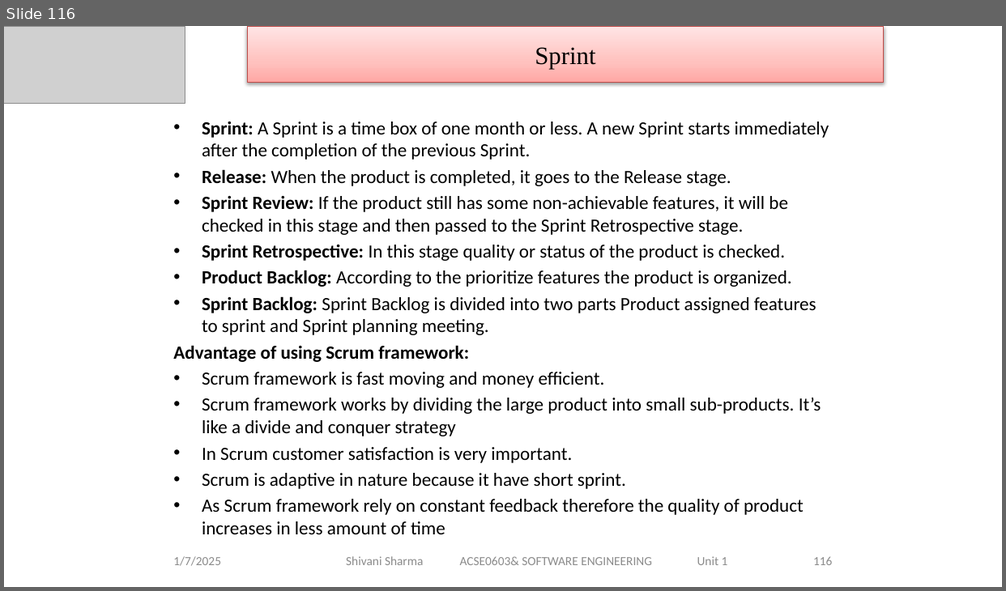
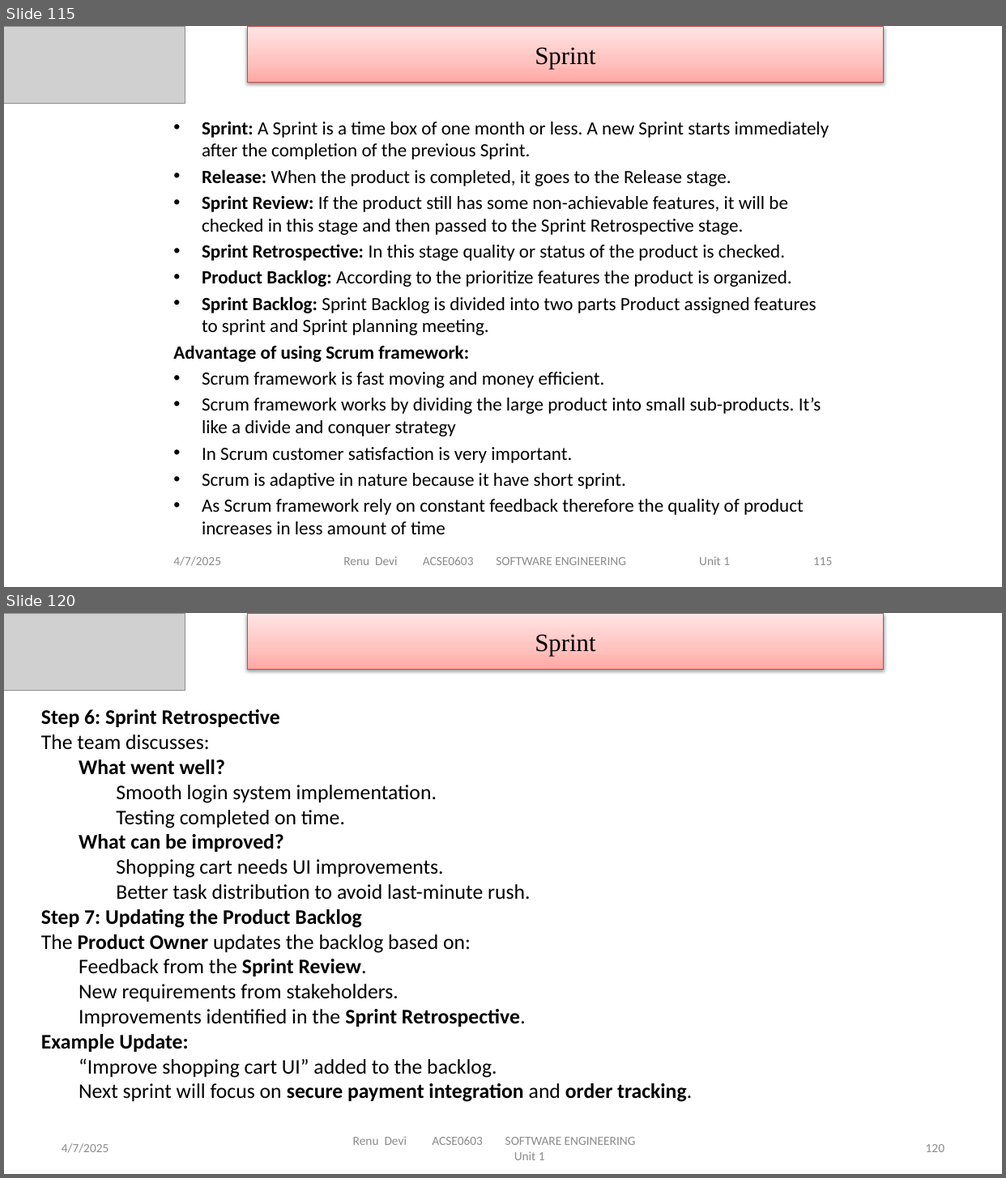
Before and after one commit to DevGoyalG/NIET-Study-Material, a slide deck: CSE (Artificial Intelligence and Machine Learning)/Third Year/Sixth Semester/PPTs/Software Engineering/SE - Unit 1.pptx. Shown one above the other, each under a label of ours: slide 116 before the commit, slides 115 and 120 after it; the slides between them are not shown. The pictures are 1006x591 and 1006x1178 pixels, drawn with LibreOffice and Linux fonts; fonts in the diff are those of the drawing; grey boxes stand for pictures. Boxes give left, top, right and bottom in pixels: in the first picture for what was removed or moved away, otherwise in the second. Text is boxed around its words. In the diff, an @@ line names an element or a change of style, - is before the commit and + after.

```diff
--- a/CSE (Artificial Intelligence and Machine Learning)/Third Year/Sixth Semester/PPTs/Software Engineering/SE - Unit 1.pptx
+++ b/CSE (Artificial Intelligence and Machine Learning)/Third Year/Sixth Semester/PPTs/Software Engineering/SE - Unit 1.pptx
@@ slide 120 added at bbox=[4, 613, 1002, 1174], background #FFFFFF @@
@@ picture added at bbox=[4, 613, 185, 691] @@
@@ rectangle added at bbox=[247, 613, 884, 669], fill gradient #FFA6A5 to #FFC0BF to #FFE7E7, outline #BF4C48 0.75 pt, 24 pt, text #000000 @@
+Sprint
@@ text added at bbox=[41, 709, 692, 1102], 20 pt, text #000000 @@
+Step 6: Sprint Retrospective
+The team discusses:
+  What went well?
+    Smooth login system implementation.
+    Testing completed on time.
+  What can be improved?
+    Shopping cart needs UI improvements.
+    Better task distribution to avoid last-minute rush.
+Step 7: Updating the Product Backlog
+The Product Owner updates the backlog based on:
+  Feedback from the Sprint Review.
+  New requirements from stakeholders.
+  Improvements identified in the Sprint Retrospective.
+Example Update:
+  “Improve shopping cart UI” added to the backlog.
+  Next sprint will focus on secure payment integration and order tracking.
@@ text added at bbox=[62, 1144, 109, 1153], 12 pt, text #8C8C8C @@
+4/7/2025
@@ text added at bbox=[353, 1136, 636, 1161], 12 pt, text #8C8C8C @@
+Renu Devi ACSE0603 SOFTWARE ENGINEERING Unit 1
@@ page number added at bbox=[926, 1144, 944, 1152], 12 pt, text #8C8C8C @@
+120
@@ what was slide 116 is now slide 115 @@
@@ slide 115 changed as well @@
@@ text at bbox=[173, 557, 221, 566]: text changed @@
-1/7/2025
+4/7/2025
@@ text at bbox=[343, 557, 730, 565]: text changed @@
-Shivani Sharma ACSE0603& SOFTWARE ENGINEERING Unit 1
+Renu Devi ACSE0603 SOFTWARE ENGINEERING Unit 1
@@ page number at bbox=[813, 557, 832, 565]: text changed @@
-116
+115
```
Also in this commit, not shown: 132 other slides changed, 7 other slides added, 4 slides removed, 4 other files.
